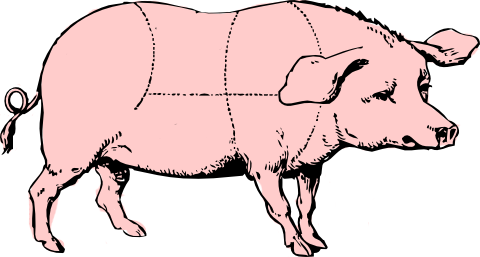
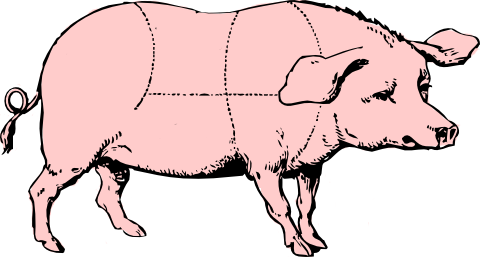
Before/after of a 480 x 257 layered artwork. What changed in the layer stack:
painted on "New Layer" over bbox(28, 180, 263, 247)
